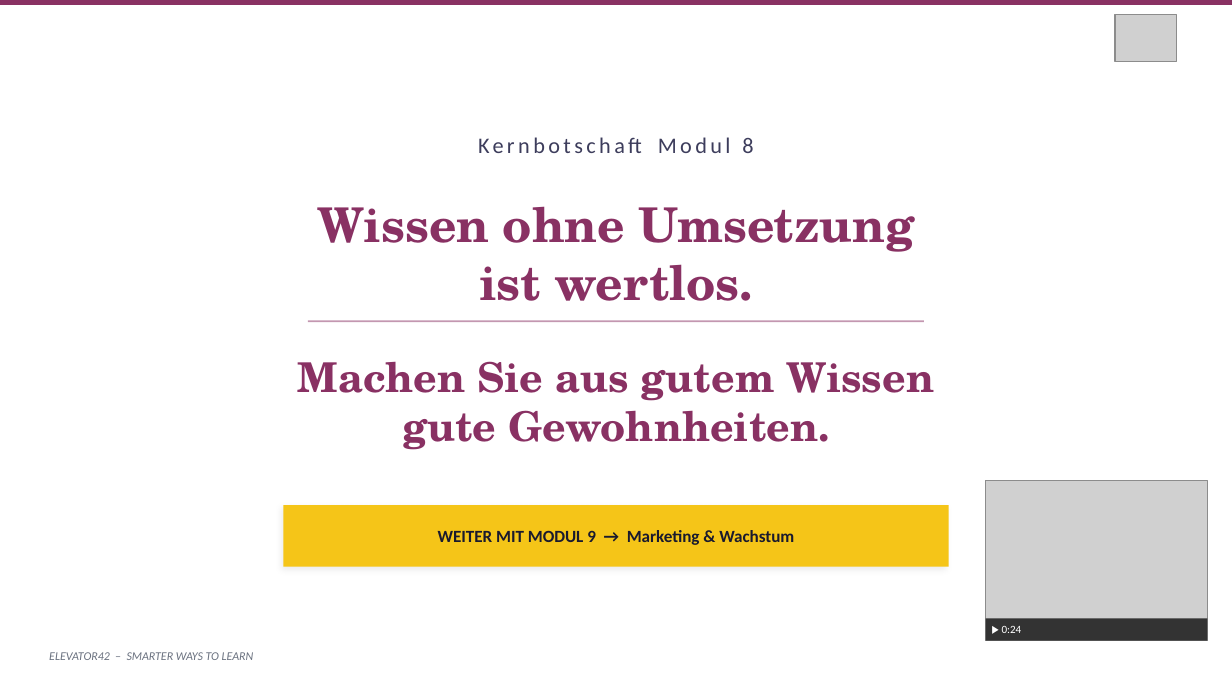
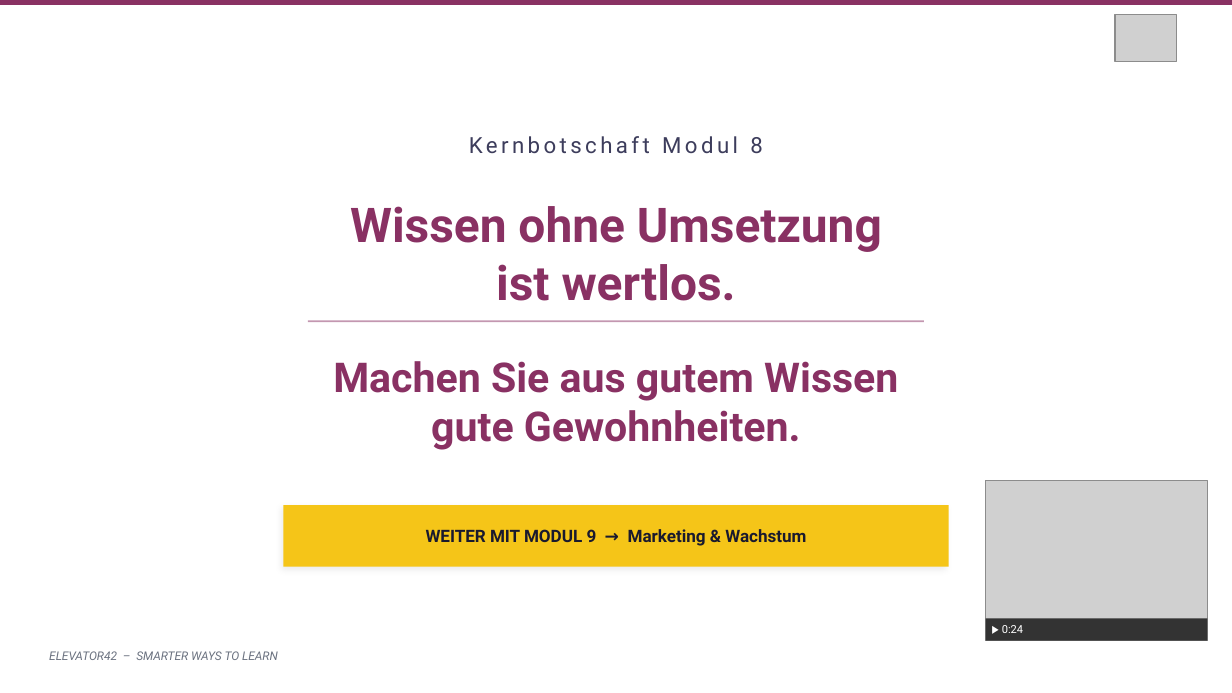
Before and after one commit to Dereinkommensberater/elevator42-kurs, a slide deck: slide 6 of praesentationen-pptx/Elevator42_Modul8_Slides.pptx. Drawn at 1232x693 pixels with LibreOffice and Linux fonts; fonts in the diff are those of the drawing; grey boxes stand for pictures. Boxes give left, top, right and bottom in pixels: in the first picture for what was removed or moved away, otherwise in the second. Text is boxed around its words. In the diff, an @@ line names an element or a change of style, - is before the commit and + after.

```diff
--- a/praesentationen-pptx/Elevator42_Modul8_Slides.pptx
+++ b/praesentationen-pptx/Elevator42_Modul8_Slides.pptx
@@ text "Wissen ohne Umsetzung" at [350, 206, 882, 301]: font TeX Gyre Schola to Roboto @@
@@ text "Machen Sie aus gutem Wissen" at [333, 361, 898, 450]: font TeX Gyre Schola to Roboto @@
@@ font Calibri to Roboto in 4 elements at [469, 136, 763, 153], [426, 529, 806, 546], [1002, 625, 1023, 633], [49, 651, 278, 660] @@
```
Also in this commit, not shown: 6 other slides changed, 7 other files.
